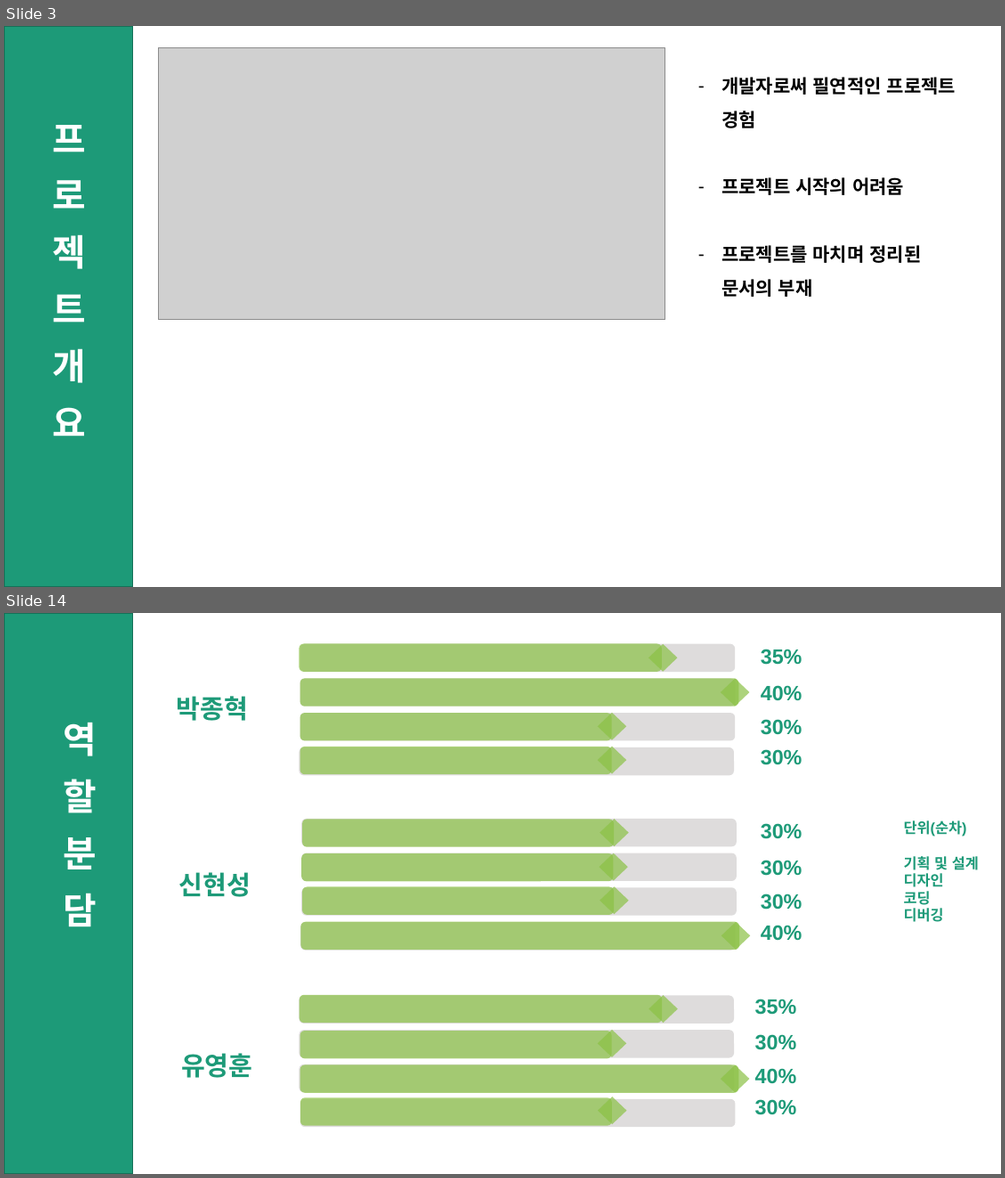
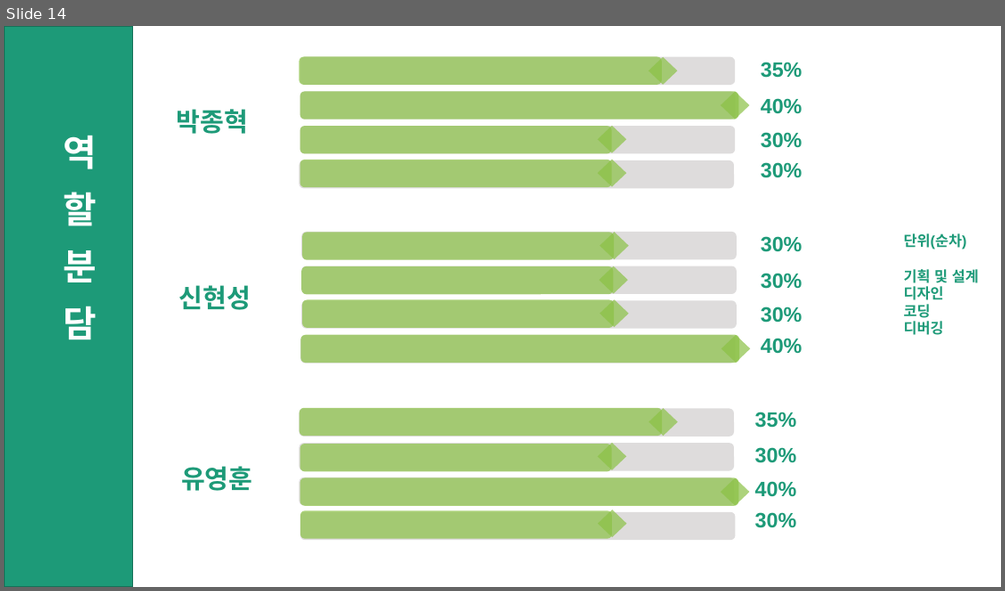
Before and after one commit to ShinHyeonSeong/Final, a slide deck: 기획 UI/A조 프로토타입 발표.pptx. Shown one above the other, each under a label of ours: slides 3 and 14 before the commit, slide 14 after it; the slides between them are not shown. The pictures are 1005x1178 and 1005x591 pixels, drawn with LibreOffice and Linux fonts; fonts in the diff are those of the drawing; grey boxes stand for pictures. Boxes give left, top, right and bottom in pixels: in the first picture for what was removed or moved away, otherwise in the second. Text is boxed around its words. In the diff, an @@ line names an element or a change of style, - is before the commit and + after.

```diff
--- a/기획 UI/A조 프로토타입 발표.pptx
+++ b/기획 UI/A조 프로토타입 발표.pptx
@@ slide 3 removed at [4, 26, 1001, 587], background #FFFFFF @@
@@ rectangle removed at [4, 26, 133, 587] @@
@@ picture removed at [158, 47, 665, 319] @@
@@ text removed at [721, 77, 955, 297] @@
-– 개발자로써 필연적인 프로젝트 경험
-– 프로젝트 시작의 어려움
-– 프로젝트를 마치며 정리된 문서의 부재
@@ text removed at [53, 125, 87, 436] @@
-프 로 젝 트 개 요
```
Also in this commit, not shown: 12 slides changed.
